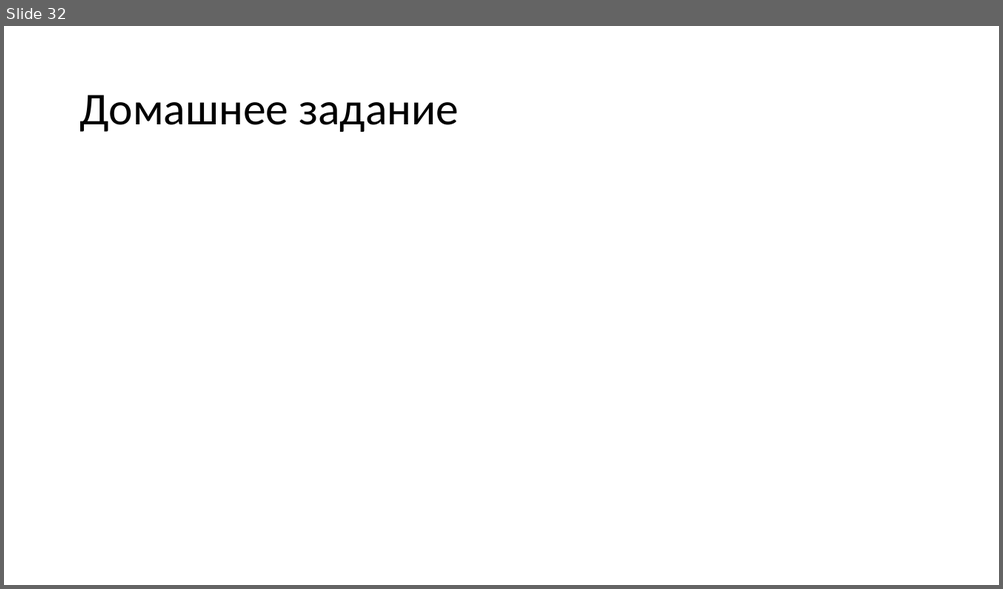
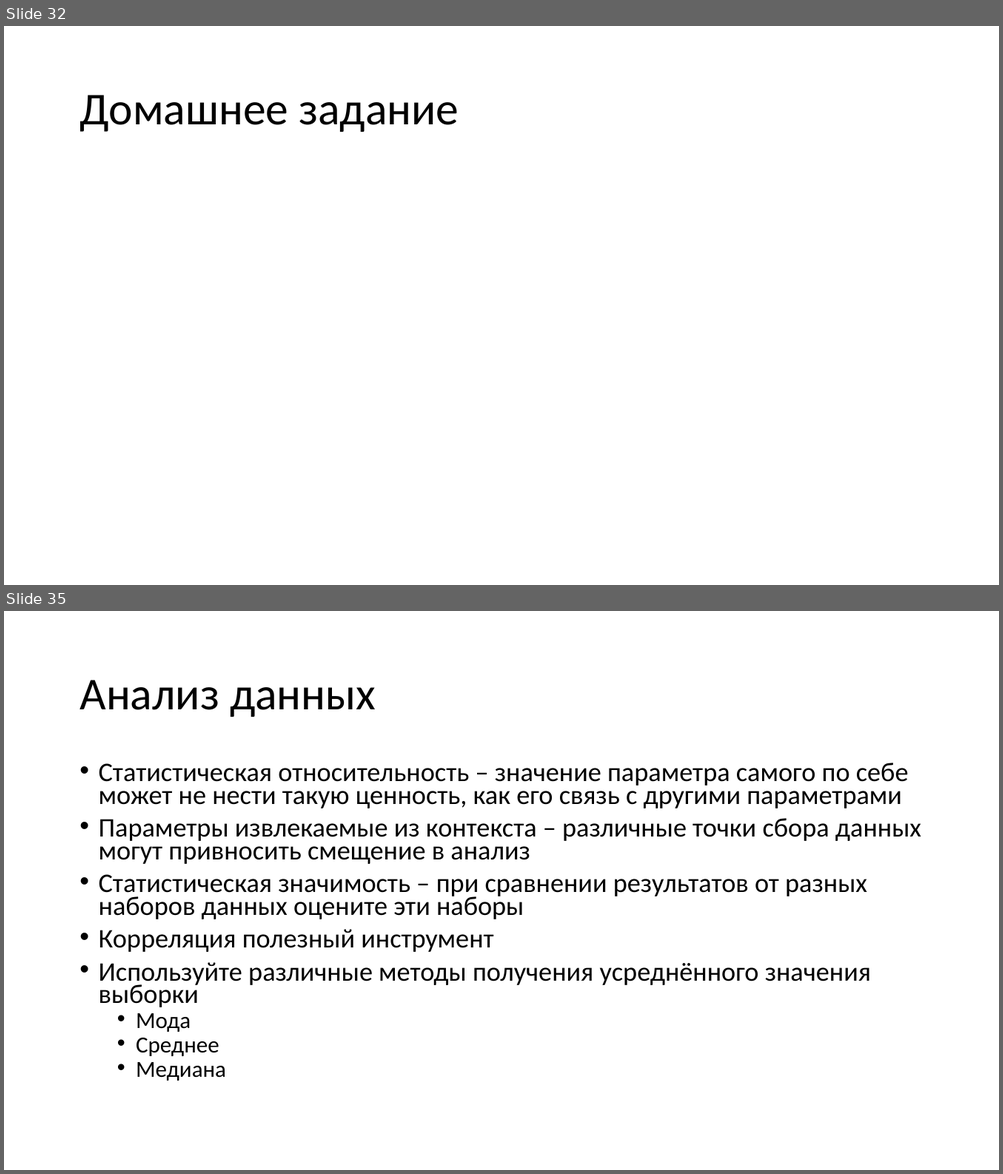
Before and after one commit to zubarevnka/MD-DA-2017, a slide deck: 5.0 Анализ данных. Начало.pptx. Shown one above the other, each under a label of ours: slide 32 before the commit, slides 32 and 35 after it; the slides between them are not shown. The pictures are 1003x589 and 1003x1174 pixels, drawn with LibreOffice and Linux fonts; fonts in the diff are those of the drawing. Boxes give left, top, right and bottom in pixels: in the first picture for what was removed or moved away, otherwise in the second. Text is boxed around its words. In the diff, an @@ line names an element or a change of style, - is before the commit and + after.

```diff
--- a/5.0 Анализ данных. Начало.pptx
+++ b/5.0 Анализ данных. Начало.pptx
@@ slide 35 added at (4,611,999,1170), background #FFFFFF @@
@@ title added at (79,680,375,717), 44 pt, text #000000 @@
+Анализ данных
@@ text added at (99,763,921,1081), 25.9 pt, text #000000 @@
+• Статистическая относительность – значение параметра самого по себе может не нести такую ценность, как его связь с другими параметрами
+• Параметры извлекаемые из контекста – различные точки сбора данных могут привносить смещение в анализ
+• Статистическая значимость – при сравнении результатов от разных наборов данных оцените эти наборы
+• Корреляция полезный инструмент
+• Используйте различные методы получения усреднённого значения выборки
+  • Мода
+  • Среднее
+  • Медиана
```
Also in this commit, not shown: 1 slide changed, 3 other slides added.
